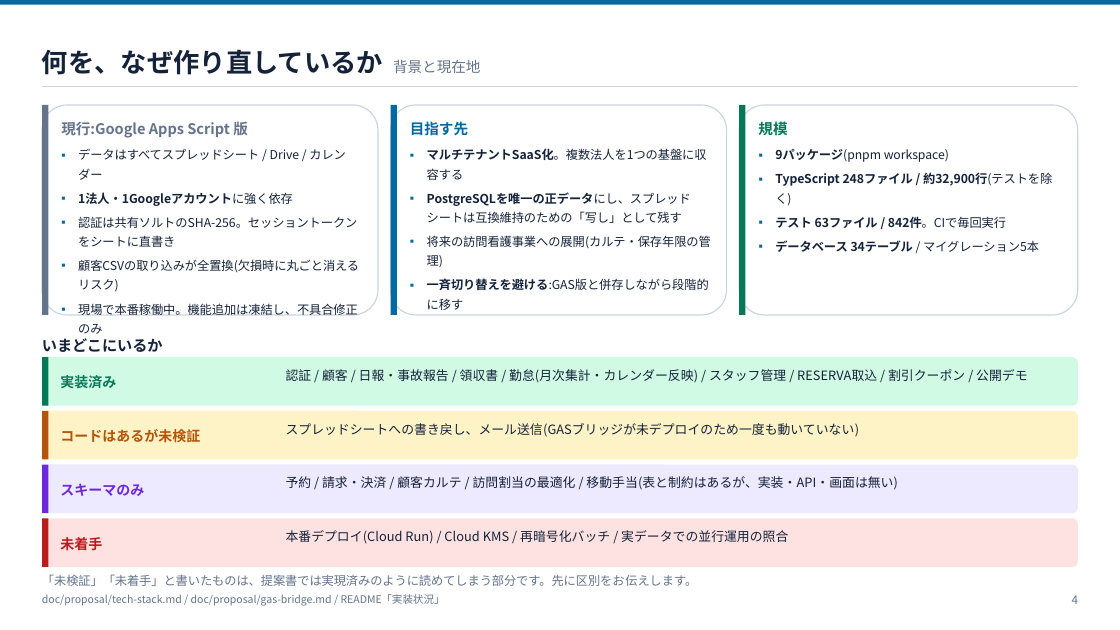
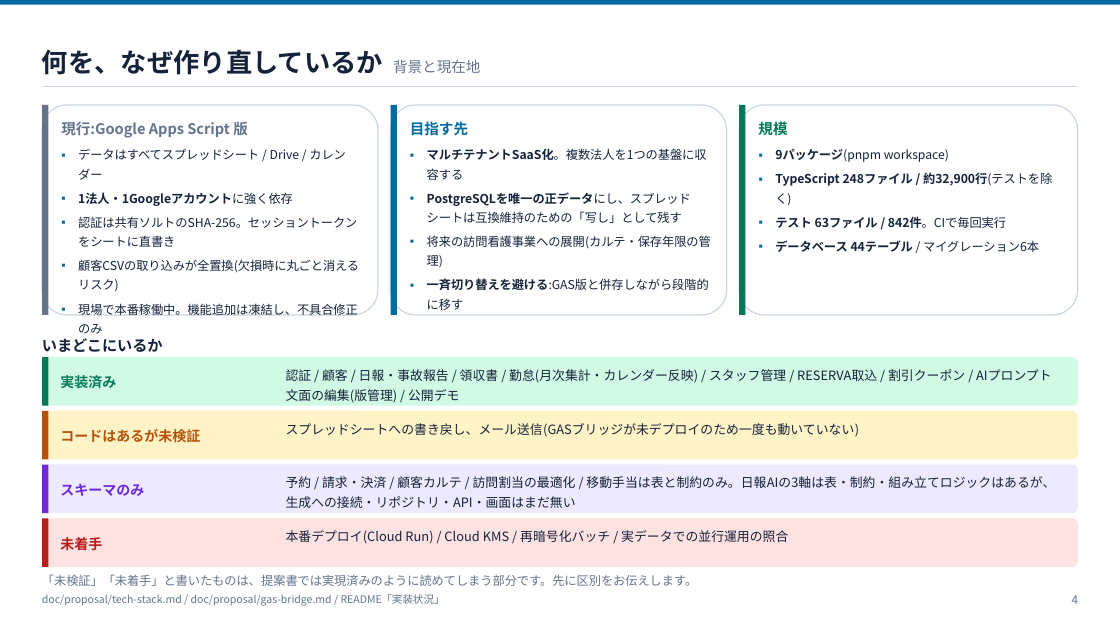
Before and after one commit to ohru131/katahimo-app, a slide deck: slide 4 of doc/slides/architecture.pptx. Drawn at 1120x630 pixels with LibreOffice and Linux fonts; fonts in the diff are those of the drawing. Boxes give left, top, right and bottom in pixels: in the first picture for what was removed or moved away, otherwise in the second. Text is boxed around its words. In the diff, an @@ line names an element or a change of style, - is before the commit and + after.

```diff
--- a/doc/slides/architecture.pptx
+++ b/doc/slides/architecture.pptx
@@ text at (775, 240, 1039, 252): text changed @@
-▪ データベース 34テーブル / マイグレーション5本
+▪ データベース 44テーブル / マイグレーション6本
@@ text at (286, 369, 965, 403): text changed @@
-認証 / 顧客 / 日報・事故報告 / 領収書 / 勤怠(月次集計・カレンダー反映) / スタッフ管理 / RESERVA取込 / 割引クーポン / 公開デモ
+認証 / 顧客 / 日報・事故報告 / 領収書 / 勤怠(月次集計・カレンダー反映) / スタッフ管理 / RESERVA取込 / 割引クーポン / AIプロンプト文面の編集(版管理) / 公開デモ
@@ text at (286, 476, 1055, 508): text changed @@
-予約 / 請求・決済 / 顧客カルテ / 訪問割当の最適化 / 移動手当(表と制約はあるが、実装・API・画面は無い)
+予約 / 請求・決済 / 顧客カルテ / 訪問割当の最適化 / 移動手当は表と制約のみ。日報AIの3軸は表・制約・組み立てロジックはあるが、生成への接続・リポジトリ・API・画面はまだ無い
```
Also in this commit, not shown: 7 other slides changed, 52 other files.
